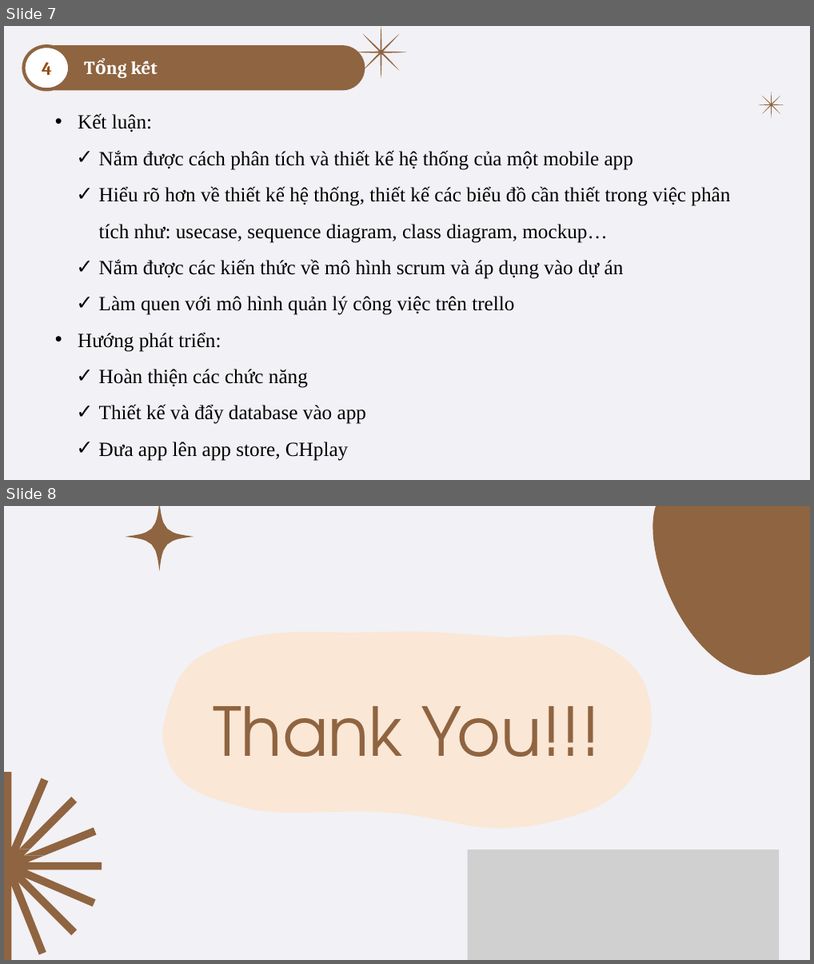
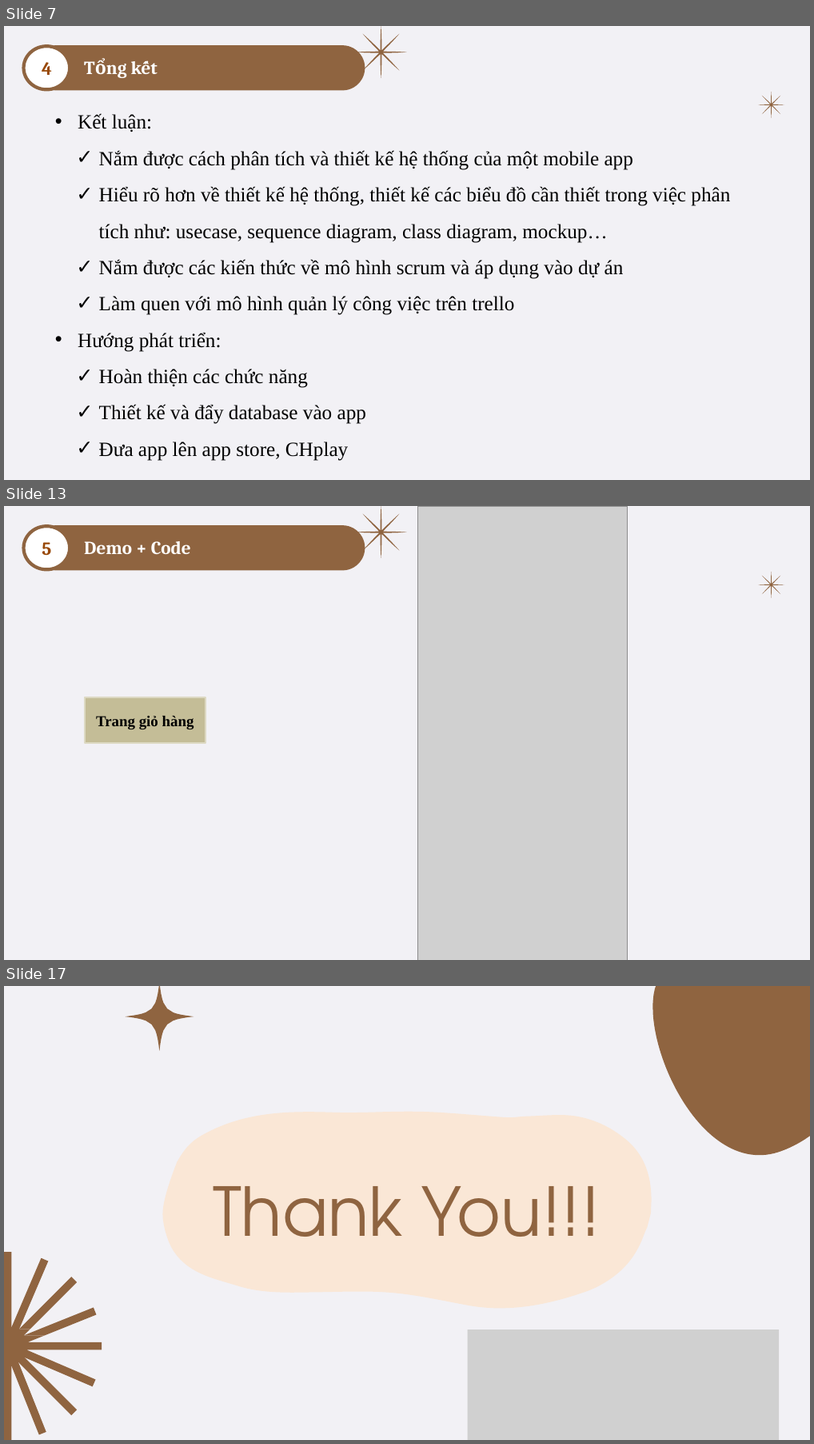
Before and after one commit to QuyenNha/THLTUDDN, a slide deck: Final_Nhom4_BaoCao3_45K14.pptx. Shown one above the other, each under a label of ours: slides 7 and 8 before the commit, slides 7, 13 and 17 after it; the slides between them are not shown. The pictures are 814x964 and 814x1444 pixels, drawn with LibreOffice and Linux fonts; fonts in the diff are those of the drawing; grey boxes stand for pictures. Boxes give left, top, right and bottom in pixels: in the first picture for what was removed or moved away, otherwise in the second. Text is boxed around its words. In the diff, an @@ line names an element or a change of style, - is before the commit and + after.

```diff
--- a/Final_Nhom4_BaoCao3_45K14.pptx
+++ b/Final_Nhom4_BaoCao3_45K14.pptx
@@ slide 13 added at [4, 506, 810, 960], background #FFFFFF; not listed: 1 template element that a slide beside it also shows @@
@@ ellipse added at [24, 526, 70, 569], fill #FFFFFF, outline #8F6440 4 pt @@
@@ round same rect added at [55, 526, 365, 569], fill #8F6440, outline #8F6440 2 pt @@
@@ freeform shape added at [355, 506, 407, 558], fill #8F6440 @@
@@ picture added at [418, 506, 628, 960] @@
@@ text added at [42, 542, 51, 555], 22 pt, text #984807, bold @@
+5
@@ rectangle added at [78, 533, 346, 562], fill #8F6440, outline #8F6440 0.75 pt, 22 pt, text #FFFFFF, bold @@
+Demo + Code
@@ freeform shape added at [758, 572, 785, 598], fill #8F6440 @@
@@ rectangle added at [85, 698, 206, 743], fill #C4BD97, outline #DDD9C3 2 pt, 18 pt, text #000000, bold @@
+Trang giỏ hàng
@@ what was slide 8 is now slide 17 @@
```
Also in this commit, not shown: 8 other slides added.
